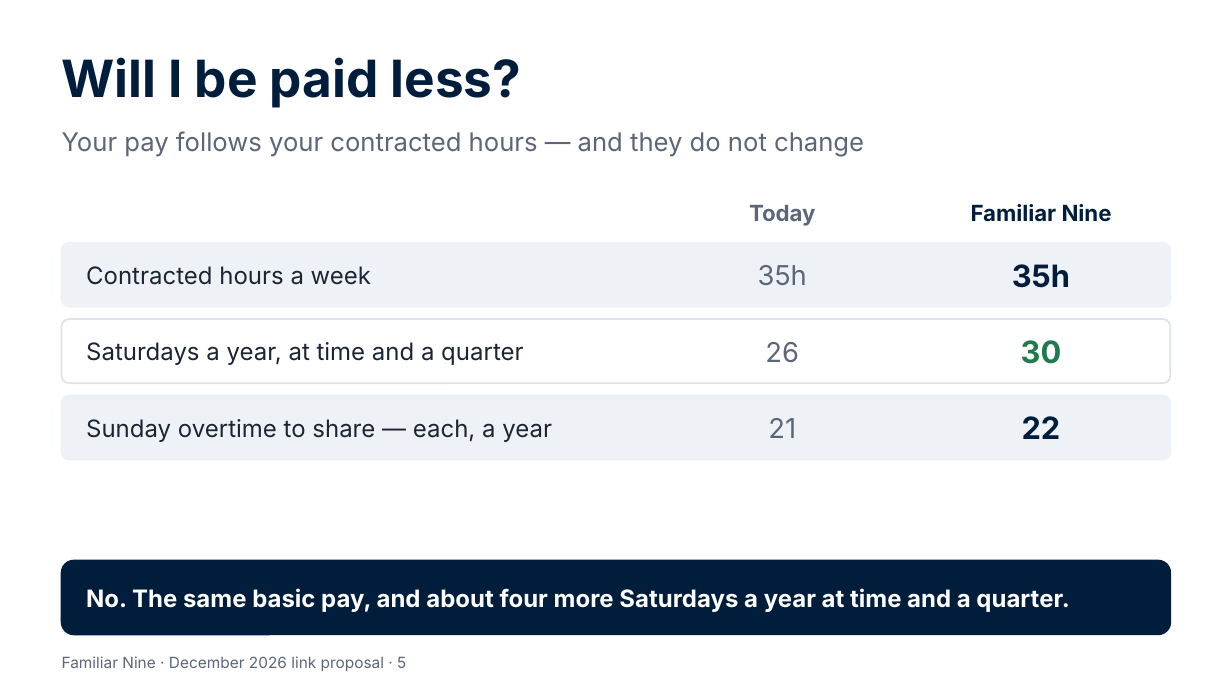
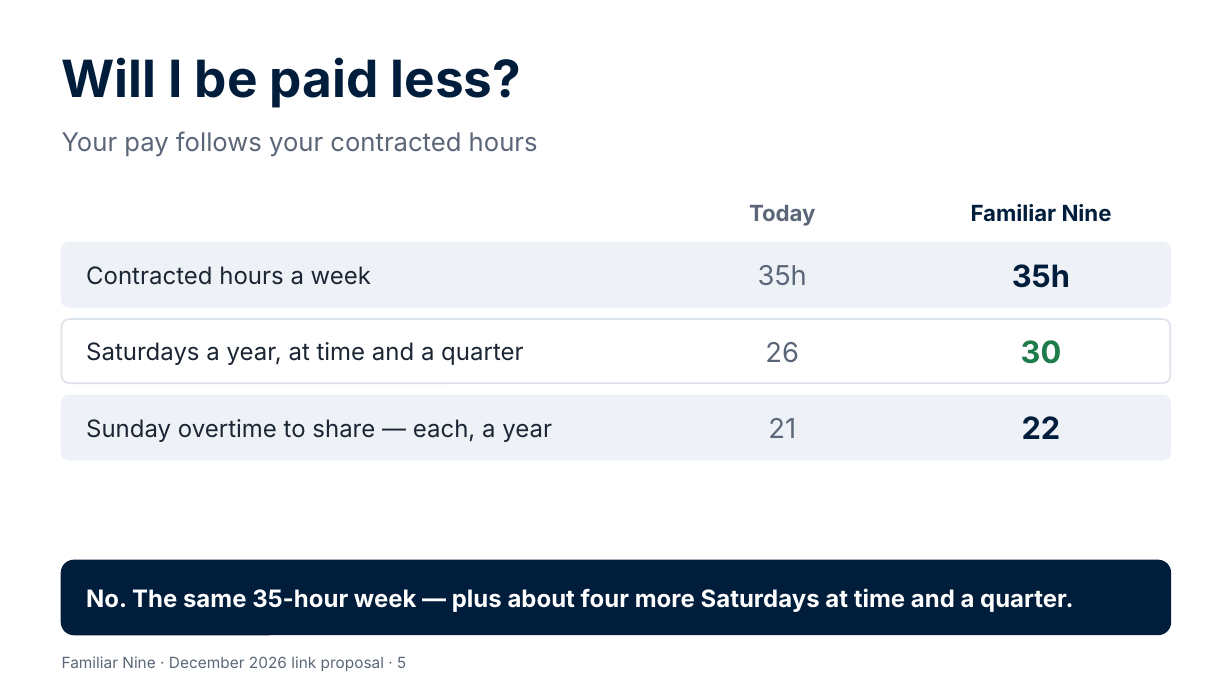
Before and after one commit to Garethdavidmiller/roster-app, a slide deck: slide 5 of docs/proposals/presentations/Familiar-Nine-for-colleagues.pptx. Drawn at 1232x693 pixels with LibreOffice and Linux fonts; fonts in the diff are those of the drawing. Boxes give left, top, right and bottom in pixels: in the first picture for what was removed or moved away, otherwise in the second. Text is boxed around its words. In the diff, an @@ line names an element or a change of style, - is before the commit and + after.

```diff
--- a/docs/proposals/presentations/Familiar-Nine-for-colleagues.pptx
+++ b/docs/proposals/presentations/Familiar-Nine-for-colleagues.pptx
@@ text at box(62, 131, 538, 157): text changed @@
-Your pay follows your contracted hours — and they do not change
+Your pay follows your contracted hours
@@ text at box(86, 588, 1073, 612): text changed @@
-No. The same basic pay, and about four more Saturdays a year at time and a quarter.
+No. The same 35-hour week — plus about four more Saturdays at time and a quarter.
```
Also in this commit, not shown: 6 other slides changed, 5 other files.
